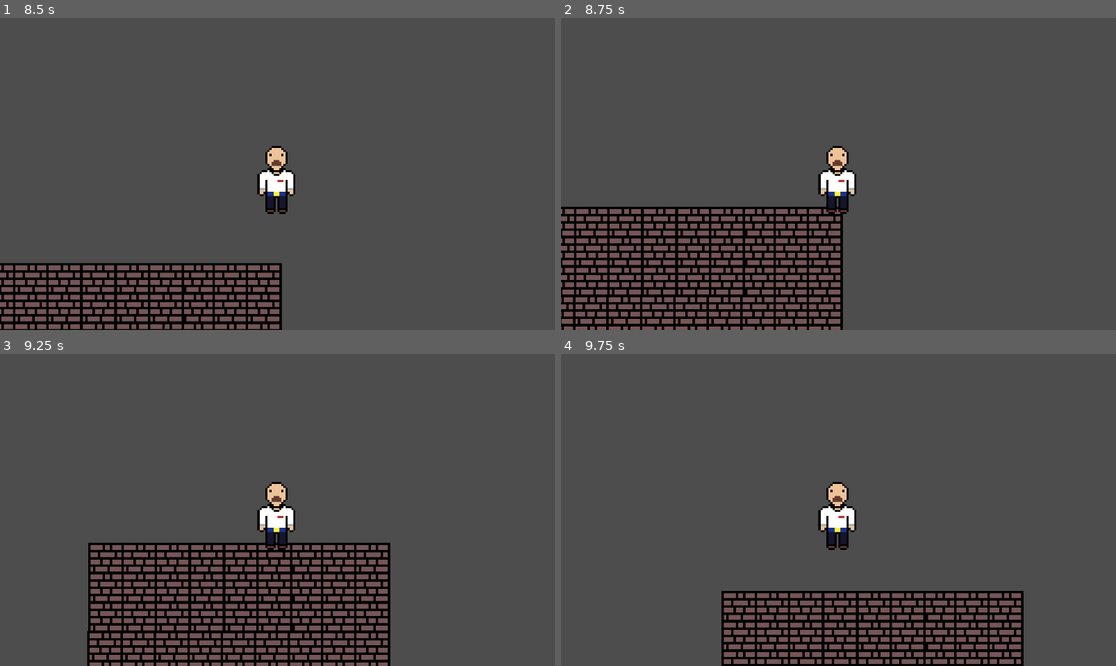
Above: before the commit, frames 1-4 (two rows, left to right).
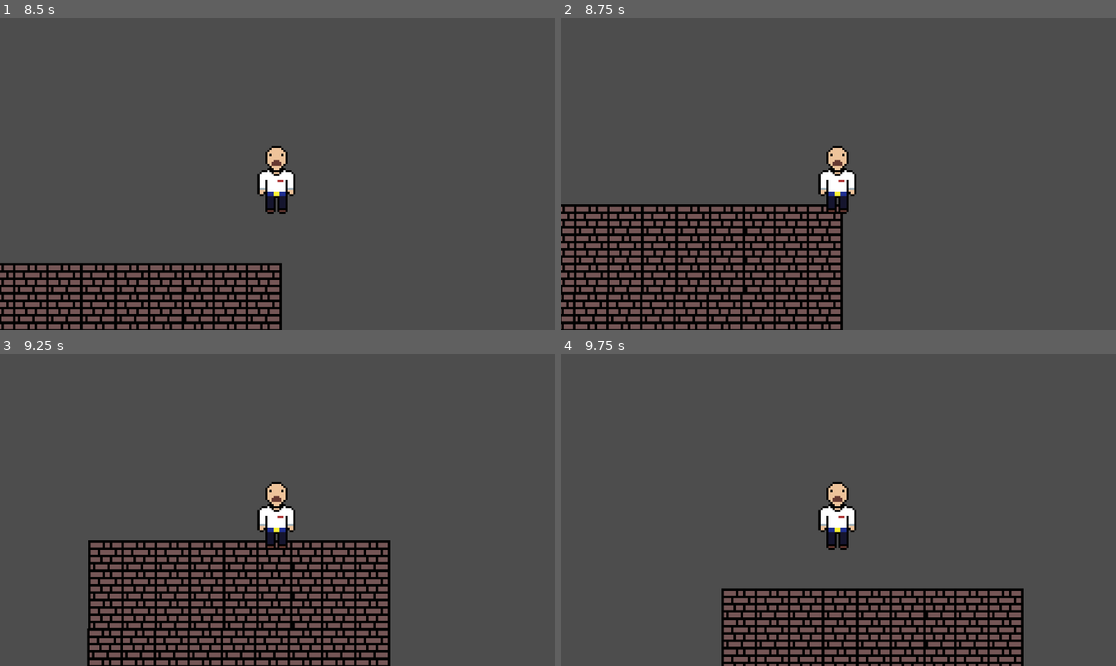
Above: after the commit, the same moments.

Repository: MageGuest/roba-memoria
Game: Godot game, scene res://esenas/mundo.tscn
Two runs of this game, one before a commit and one after it. Both use one fixed random seed, a clock stepped at 60 frames per second and the inputs below. This scene is started directly instead of the project's main scene.
Inputs:
- Up to frame 1 (8.5 s): tap Enter at 0.5, 3.5, 6.5 s; hold W (up) 0.53-2.03 s; hold A (left) 2.03-3.53 s; tap Space at 2.75, 4.25, 7.25 s; hold S (down) 3.53-4.28 s; hold D (right) 4.28-5.03 s; hold W (up) 5.03-5.78 s; hold D (right) 5.78-8.03 s; hold S (down) from 8.03 s (still down)
- Up to frame 2 (8.75 s): keep holding S (down)
- Up to frame 3 (9.25 s): release S (down) at 8.78 s; hold A (left) from 8.78 s (still down)
- Up to frame 4 (9.75 s): release A (left) at 9.53 s; hold W (up) from 9.53 s (still down)

Frame 1 is identical in both runs. In frame 2, 11% of the frame differs, in the area x 0-51%, y 59-100%; in frame 3, 12%, in the area x 15-71%, y 59-100%; in frame 4, 8.0%.

Commit message:
Update sexysecene.tscn

Diff:
--- a/esenas/sexysecene.tscn
+++ b/esenas/sexysecene.tscn
@@ -1,10 +1,10 @@
 [gd_scene format=3 uid="uid://bv6yrqaa1fil5"]
 
-[ext_resource type="Script" uid="uid://bbus5ggj0wy58" path="res://character_body_2d.gd" id="1_8igap"]
+[ext_resource type="Script" uid="uid://dhigdkqw63sb0" path="res://character_body_2d.gd" id="1_8igap"]
 [ext_resource type="Texture2D" uid="uid://ddhonaqo0sxly" path="res://gagaga.svg" id="2_g4lwc"]
 
 [sub_resource type="RectangleShape2D" id="RectangleShape2D_hmcuj"]
-size = Vector2(123, 126)
+size = Vector2(121, 116)
 
 [node name="Node2D" type="Node2D" unique_id=1620607215]
 
@@ -16,5 +16,5 @@
 texture = ExtResource("2_g4lwc")
 
 [node name="CollisionShape2D" type="CollisionShape2D" parent="CharacterBody2D" unique_id=209528873]
-position = Vector2(2.5, 1)
+position = Vector2(1.5, 0)
 shape = SubResource("RectangleShape2D_hmcuj")
